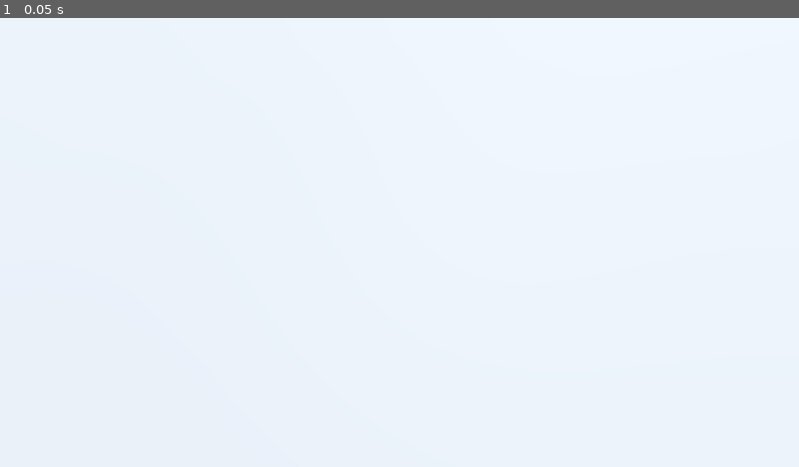
Above: before the commit, frame 1.
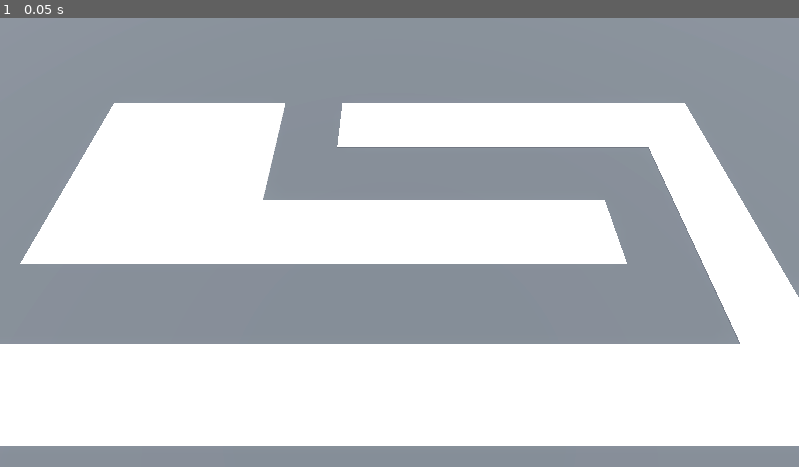
Above: after the commit, the same moment.

Repository: huangwei4478/godot-3d-exercises
Game: Godot game, scene res://BaseLevel.tscn
The game is run twice, just before and just after one commit, with the same random seed, the same clock (stepped at 60 frames per second) and the same inputs.
Inputs:
- Up to frame 1 (0.05 s): no input

The runs differ from the first frame. In frame 1, 54% of the frame differs, in the area x 0-100%, y 0-100%.

Commit message:
[add] Build a level with GridMap

Diff:
--- a/BarbarianBlaster2/BaseLevel.tscn
+++ b/BarbarianBlaster2/BaseLevel.tscn
@@ -15,6 +15,9 @@
 tonemap_mode = 2
 glow_enabled = true
 
+[sub_resource type="StandardMaterial3D" id="StandardMaterial3D_4newx"]
+albedo_color = Color(0.266667, 0.266667, 0.266667, 1)
+
 [node name="Node3D" type="Node3D"]
 transform = Transform3D(1, 0, 0, 0, 1, 0, 0, 0, 1, -11.4888, 5.92522, -8.398)
 
@@ -28,12 +31,16 @@
 [node name="CSGBox3D" type="CSGBox3D" parent="."]
 transform = Transform3D(1, 0, 0, 0, 1, 0, 0, 0, 1, 0, -1, 0)
 size = Vector3(100, 2, 100)
+material = SubResource("StandardMaterial3D_4newx")
 
 [node name="Camera3D" type="Camera3D" parent="."]
 transform = Transform3D(1, 0, 0, 0, 0.422618, 0.906308, 0, -0.906308, 0.422618, 0, 14.5, 9.5)
 
 [node name="GridMap" type="GridMap" parent="."]
-mesh_library = ExtResource("1_aomix")
+mesh_library = ExtResource("1_01io7")
+cell_size = Vector3(4, 4, 4)
+cell_center_y = false
 data = {
-"cells": PackedInt32Array(10, 12, 0, 10, 10, 1, 12, 10, 1, 8, 12, 1, 8, 10, 0)
+"cells": PackedInt32Array(65535, 65534, 0, 65535, 2, 0, 65531, 65535, 0, 4, 65535, 0, 65531, 65534, 0, 65531, 0, 0, 65531, 2, 0, 65532, 65534, 0, 65532, 2, 0, 65533, 65534, 0, 65533, 2, 0, 65534, 2, 0, 0, 65534, 0, 0, 2, 0, 1, 65534, 0, 1, 2, 0, 2, 65534, 0, 2, 2, 0, 3, 65534, 0, 3, 2, 0, 4, 65534, 0, 4, 0, 0, 4, 1, 0, 4, 2, 0, 65532, 65535, 0, 65533, 65535, 0, 65532, 0, 0, 65533, 0, 0, 65534, 0, 0, 65535, 0, 0, 0, 0, 0, 1, 0, 0, 2, 0, 0)
 }
+metadata/_editor_floor_ = Vector3(0, 0, 0)
Not shown: 1 places in BarbarianBlaster2/BaseLevel.tscn that only renumber resources
Not shown: 4 places in BarbarianBlaster2/MeshLibraries/SpaceLibrary.tres that only renumber resources
